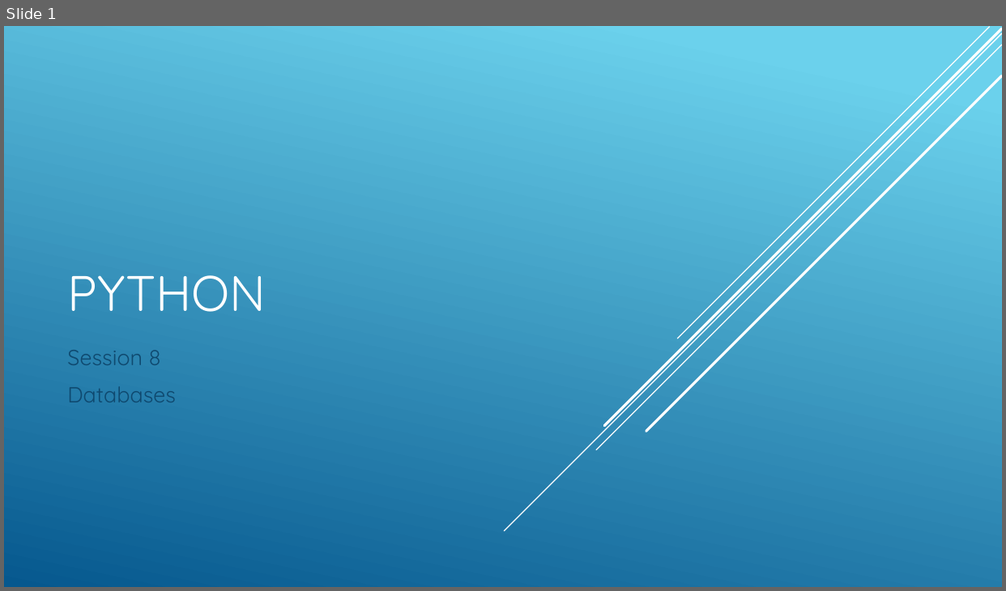
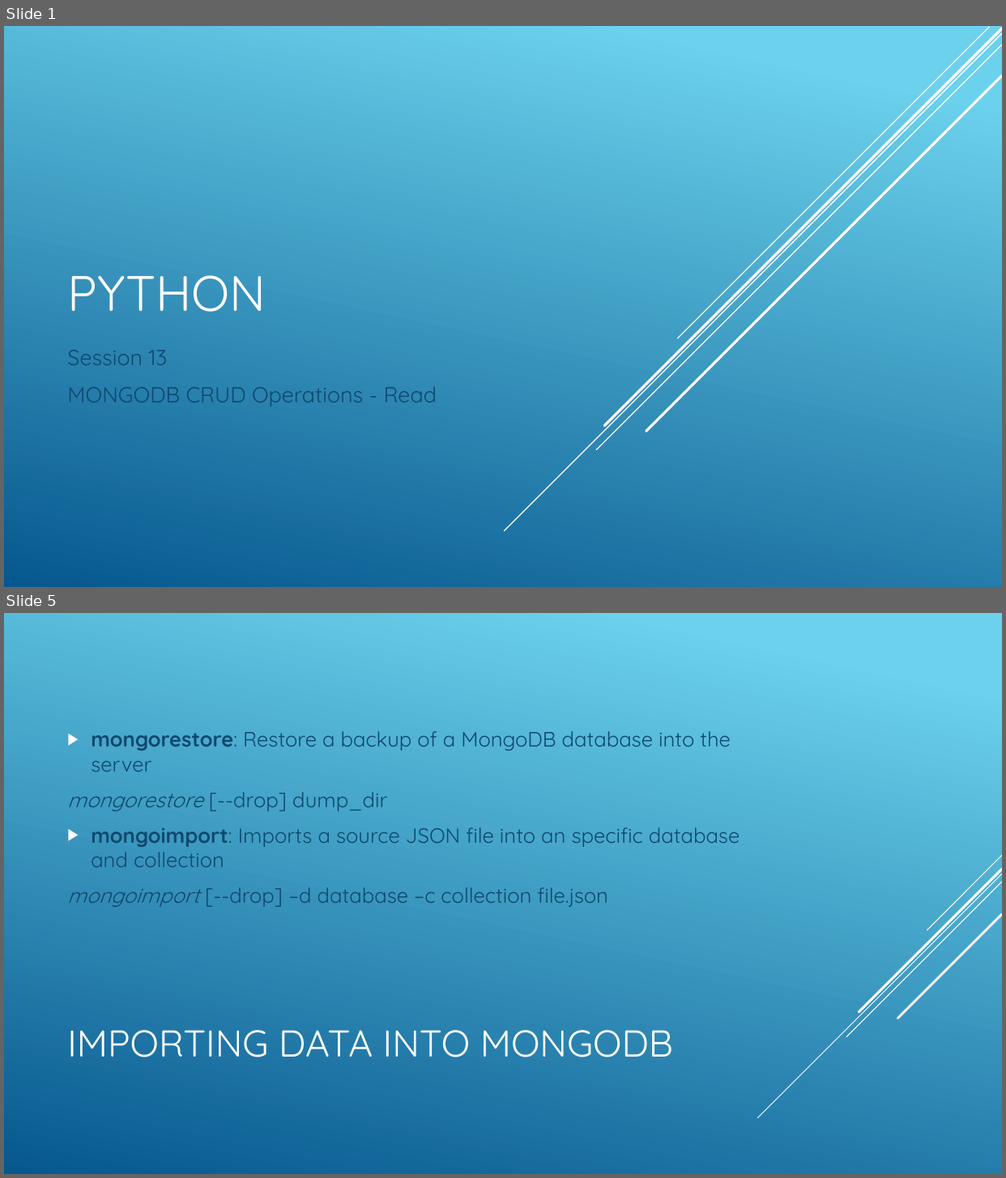
Before and after one commit to cabarca01/PythonDojo, a slide deck: slides/klasse13.pptx. Shown one above the other, each under a label of ours: slide 1 before the commit, slides 1 and 5 after it; the slides between them are not shown. The pictures are 1006x591 and 1006x1178 pixels, drawn with LibreOffice and Linux fonts; fonts in the diff are those of the drawing. Boxes give left, top, right and bottom in pixels: in the first picture for what was removed or moved away, otherwise in the second. Text is boxed around its words. In the diff, an @@ line names an element or a change of style, - is before the commit and + after.

Commit message:
Lesson 13: MongoDB - Read Operations part 1

```diff
--- a/slides/klasse13.pptx
+++ b/slides/klasse13.pptx
@@ slide 5 added at (4,613,1002,1174), background gradient #6ED2EB to #06588E @@
@@ text added at (67,731,739,907), 20 pt, text #0F496F @@
+▶ mongorestore: Restore a backup of a MongoDB database into the server
+mongorestore [--drop] dump_dir
+▶ mongoimport: Imports a source JSON file into an specific database and collection
+mongoimport [--drop] –d database –c collection file.json
@@ group added at (758,855,1002,1118): 5 lines @@
@@ title added at (67,1030,673,1058), 36 pt, text #FFFFFF @@
+IMPORTING DATA INTO MONGODB
@@ slide 1 changed as well @@
@@ subtitle at (67,350,437,407): text changed @@
-Session 8
-Databases
+Session 13
+MONGODB CRUD Operations - Read
```
Also in this commit, not shown: 12 other slides added, 3 slides removed, 14 other files.
